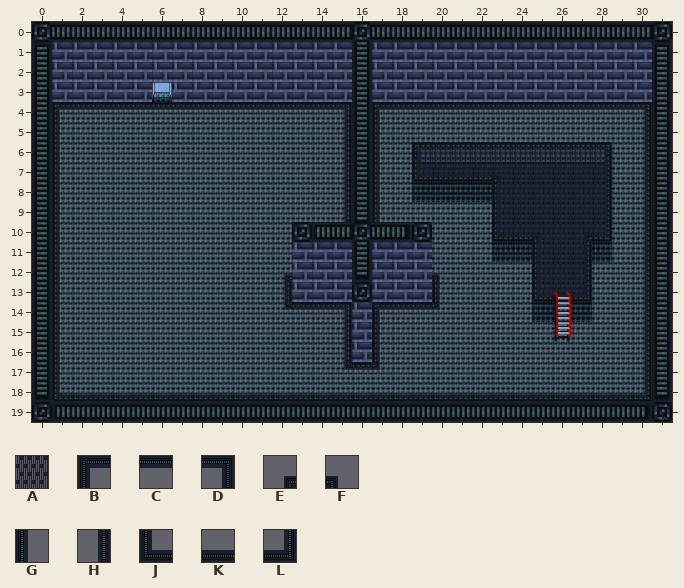
Two states of a Tiled map, project_root/assets/maps/test2.tmx. The first picture shows the starting point.
Cells are 32x32 px. Shown: x 0..31, y 0..19.
Key: from "basic_tiles": A 1, B 6, C 7, D 8, E 9, F 10, G 17, H 19, J 28, K 29, L 30.
_ is an empty cell.
Layers that did not change in this view are not listed.
Layer "floor-f2" before, first column x 0:
 0 ________________________________
 1 ________________________________
 2 ________________________________
 3 ________________________________
 4 ________________________________
 5 ________________________________
 6 ___________________AAAAAAAAAA___
 7 ___________________AAAAAAAAAA___
 8 _______________________AAAAAA___
 9 _______________________AAAAAA___
10 _______________________AAAAAA___
11 _________________________AAA____
12 _________________________AAA____
13 _________________________AAA____
14 ________________________________
15 ________________________________
16 ________________________________
17 ________________________________
18 ________________________________
19 ________________________________
Layer "fringe-f2" before, first column x 0:
 0 ________________________________
 1 ________________________________
 2 ________________________________
 3 ________________________________
 4 ________________________________
 5 ________________________________
 6 ___________________BCCCCCCCCD___
 7 ___________________JKKKF____H___
 8 _______________________G____H___
 9 _______________________G____H___
10 _______________________JKF_EL___
11 _________________________G_H____
12 _________________________G_H____
13 _________________________JKL____
14 ________________________________
15 ________________________________
16 ________________________________
17 ________________________________
18 ________________________________
19 ________________________________
After:
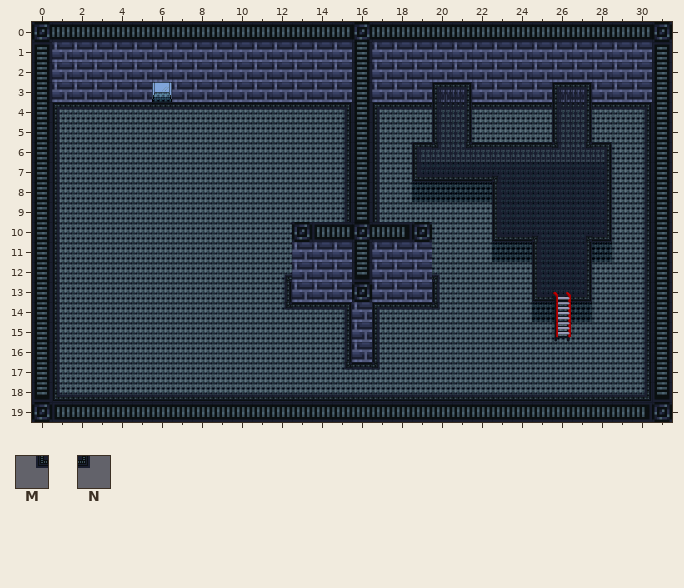
Further tiles: from "basic_tiles": M 20, N 21.
Commit: bullet/wall collision handled correctly for different floors
Difference:
{"where": "layer \"floor-f2\""}
{"y":3,"x":20,"old":"__","new":"AA"}
{"y":3,"x":26,"old":"__","new":"AA"}
{"y":4,"x":20,"old":"__","new":"AA"}
{"y":4,"x":26,"old":"__","new":"AA"}
{"y":5,"x":20,"old":"__","new":"AA"}
{"y":5,"x":26,"old":"__","new":"AA"}
{"where": "layer \"fringe-f2\""}
{"y":3,"x":20,"old":"__","new":"BD"}
{"y":3,"x":26,"old":"__","new":"BD"}
{"y":4,"x":20,"old":"__","new":"GH"}
{"y":4,"x":26,"old":"__","new":"GH"}
{"y":5,"x":20,"old":"__","new":"GH"}
{"y":5,"x":26,"old":"__","new":"GH"}
{"y":6,"x":20,"old":"CC","new":"NM"}
{"y":6,"x":26,"old":"CC","new":"NM"}
{"label":"changed","picture_box":[432,82,472,150]}
{"label":"changed","picture_box":[552,82,592,150]}
